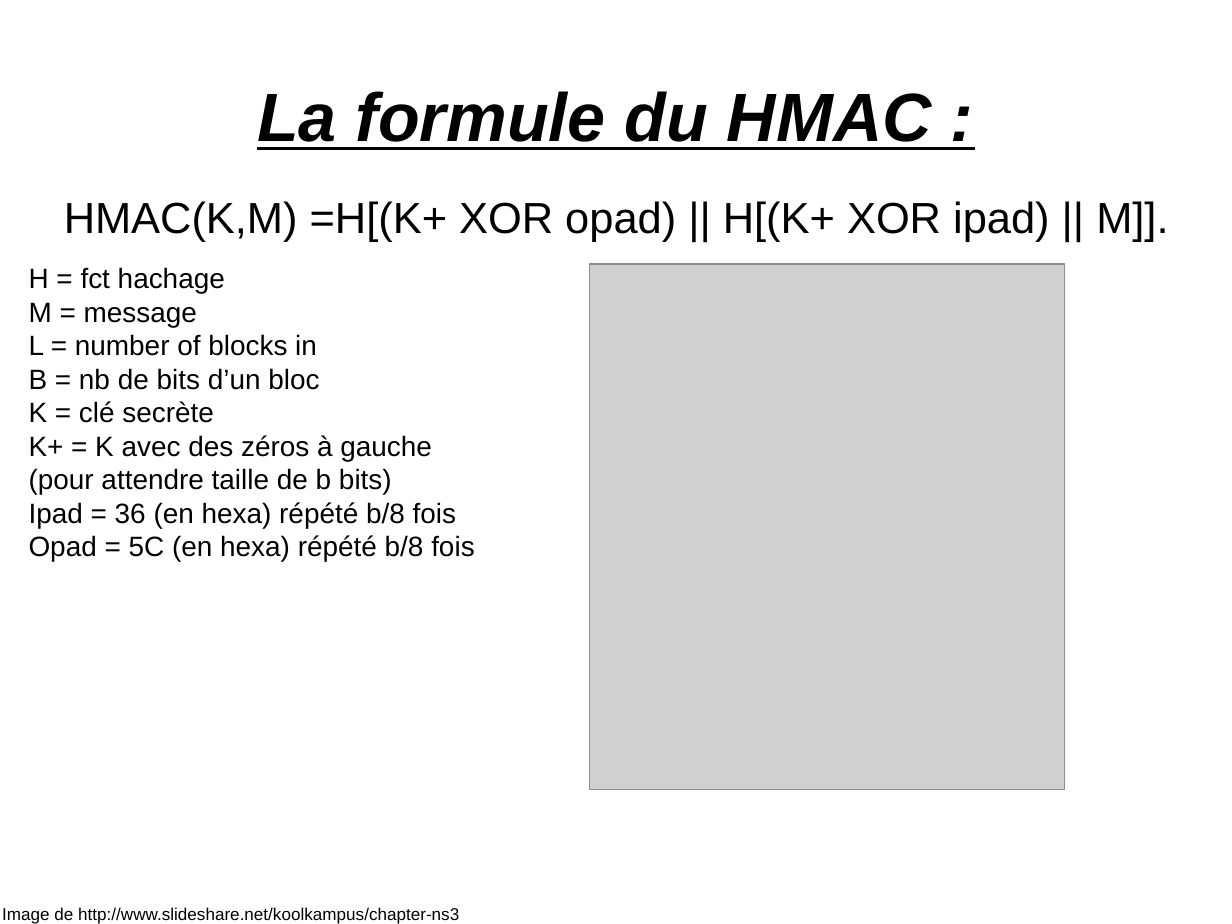
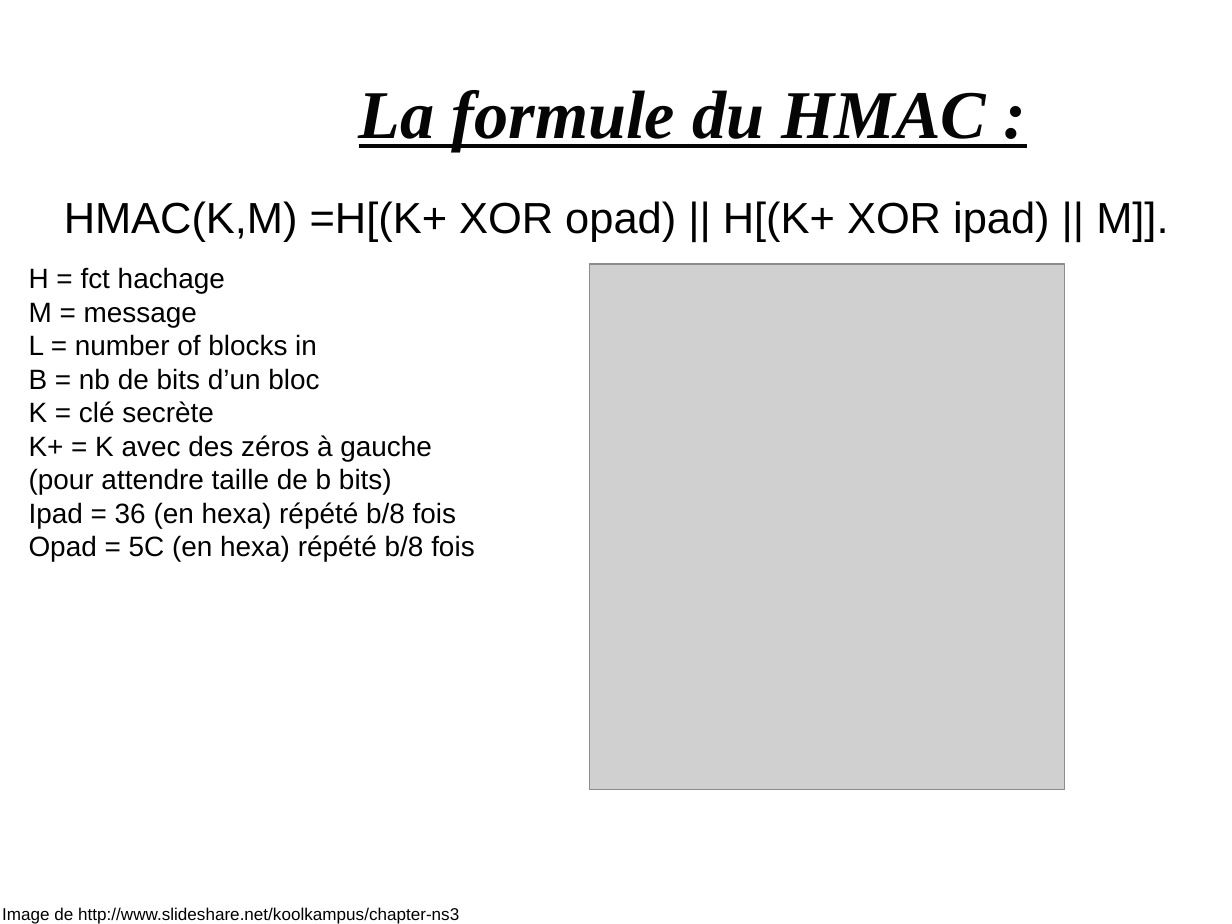
Before and after one commit to jajoe/HMAC, a slide deck: slide 11 of doc/presentation.odp (slide 8 before the commit). Drawn at 1232x924 pixels with LibreOffice and Linux fonts; fonts in the diff are those of the drawing; grey boxes stand for pictures; background and template pictures are left out. Boxes give left, top, right and bottom in pixels: in the first picture for what was removed or moved away, otherwise in the second. Text is boxed around its words. In the diff, an @@ line names an element or a change of style, - is before the commit and + after.

```diff
--- a/doc/presentation.odp
+++ b/doc/presentation.odp
@@ title "La formule du HMAC :": place and size @@
-title "La formule du HMAC :" at (257,91,932,150)
+title "La formule du HMAC :" at (359,90,986,152)
@@ title "La formule du HMAC :" at (359,90,986,152): font Arial to Times New Roman, text colour #000000 to #050505 @@
```
Also in this commit, not shown: 9 other slides changed, 8 slides added, 1 slide removed, 1 other file.
